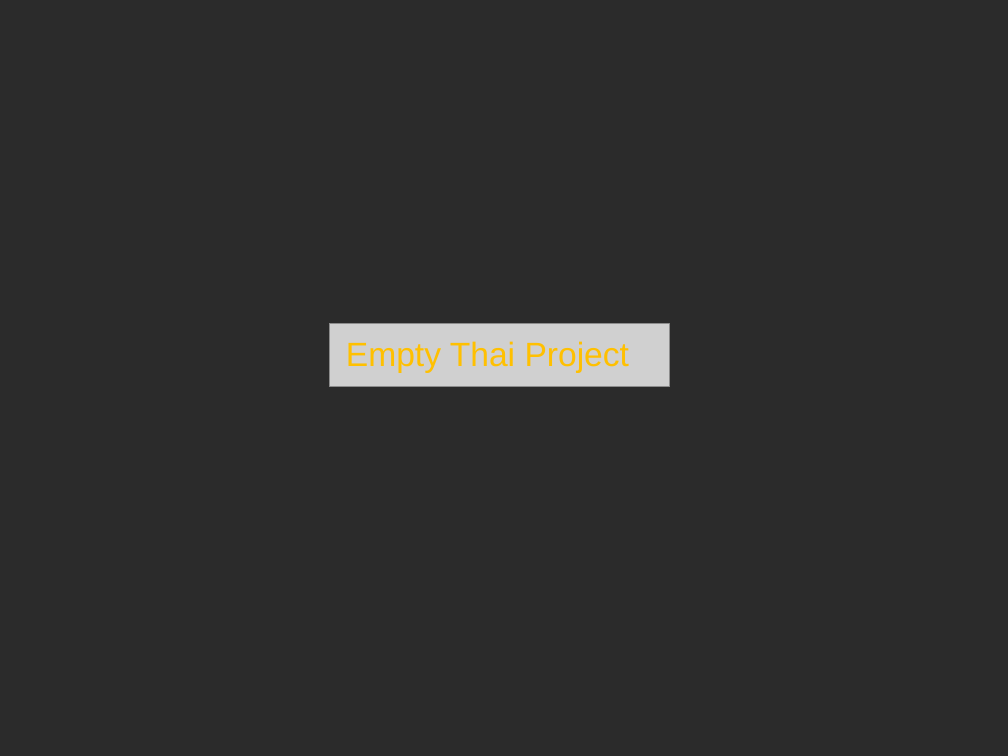
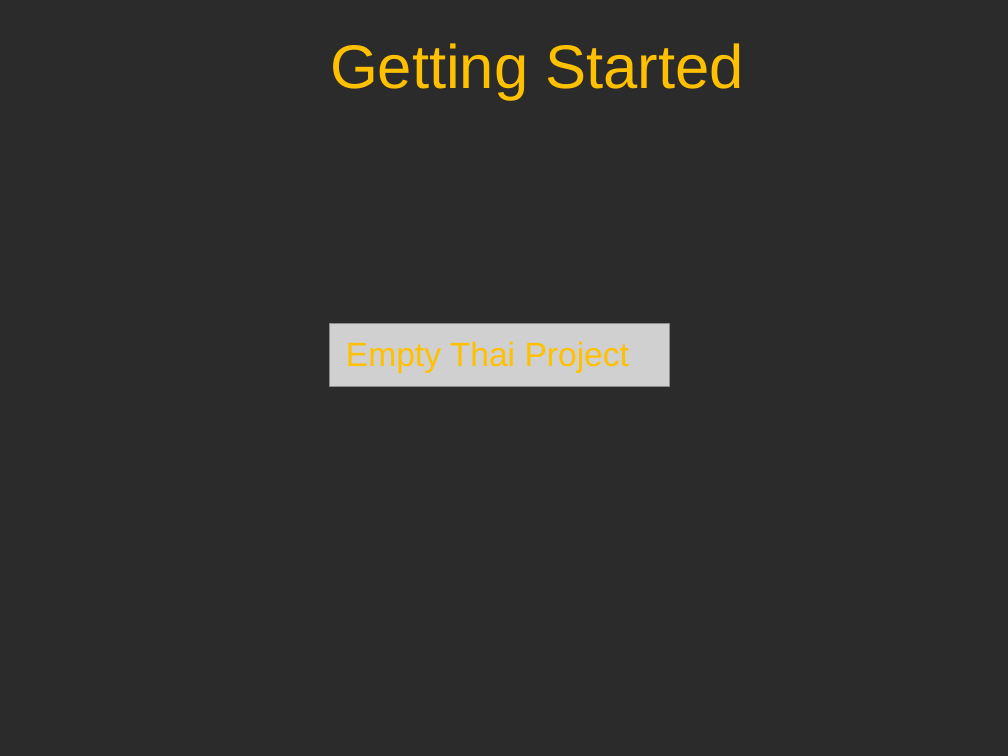
Before and after one commit to sillsdev/wesay, a slide deck: slide 5 of Presentations/CTC2006/V1.ppt (slide 3 before the commit). Drawn at 1008x756 pixels with LibreOffice and Linux fonts; fonts in the diff are those of the drawing; grey boxes stand for pictures; background and template pictures are left out; a plain dark background stands for a picture behind light text. Boxes give left, top, right and bottom in pixels: in the first picture for what was removed or moved away, otherwise in the second. Text is boxed around its words. In the diff, an @@ line names an element or a change of style, - is before the commit and + after.

```diff
--- a/Presentations/CTC2006/V1.ppt
+++ b/Presentations/CTC2006/V1.ppt
@@ title added at [330,43,744,100], 44 pt, text #FFC000 @@
+Getting Started
```
Also in this commit, not shown: 12 other slides changed, 3 slides added, 1 slide removed.
